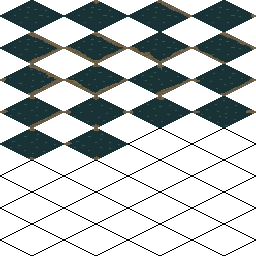
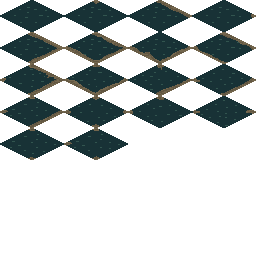
Layers edited between the first and the second 256x256 image:
hid "Outlines" over (0, 128, 256, 256)
